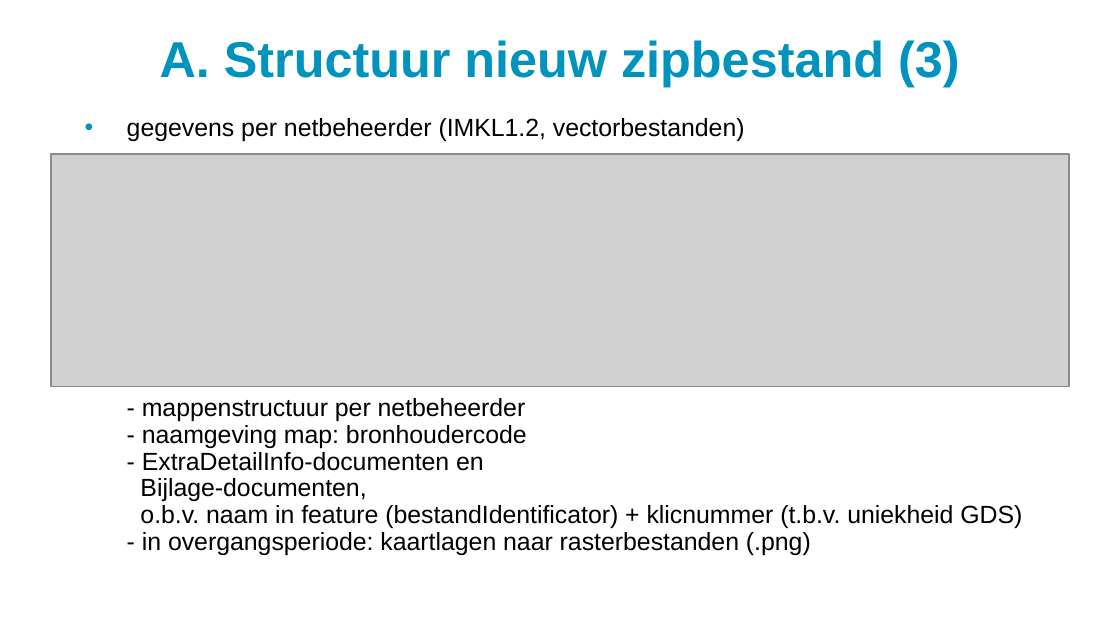
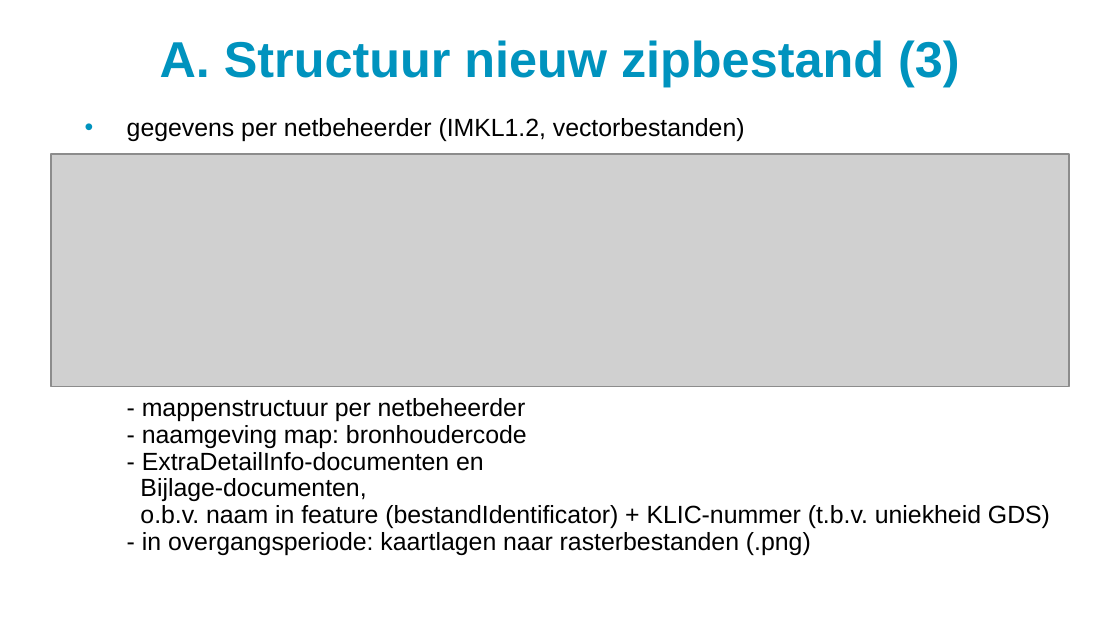
Before and after one commit to kadaster/klic-win, a slide deck: slide 26 of Uitleveren/WIBON levering - overgangsperiode.ppsx. Drawn at 1120x630 pixels with LibreOffice and Linux fonts; fonts in the diff are those of the drawing; grey boxes stand for pictures; background and template pictures are left out. Boxes give left, top, right and bottom in pixels: in the first picture for what was removed or moved away, otherwise in the second. Text is boxed around its words. In the diff, an @@ line names an element or a change of style, - is before the commit and + after.

Commit message:
einde overgangsperiode 29-02-2020

```diff
--- a/Uitleveren/WIBON levering - overgangsperiode.ppsx
+++ b/Uitleveren/WIBON levering - overgangsperiode.ppsx
@@ text at (x1=140, y1=398, x2=1050, y2=555): text changed @@
-• - mappenstructuur per netbeheerder
-  - naamgeving map: bronhoudercode
-  - ExtraDetailInfo-documenten en
-  Bijlage-documenten,
-  o.b.v. naam in feature (bestandIdentificator) + klicnummer (t.b.v. uniekheid GDS)
-  - in overgangsperiode: kaartlagen naar rasterbestanden (.png)
+• - mappenstructuur per netbeheerder
+  - naamgeving map: bronhoudercode
+  - ExtraDetailInfo-documenten en
+  Bijlage-documenten,
+  o.b.v. naam in feature (bestandIdentificator) + KLIC-nummer (t.b.v. uniekheid GDS)
+  - in overgangsperiode: kaartlagen naar rasterbestanden (.png)
```
Also in this commit, not shown: 11 other slides changed, 3 other files.
